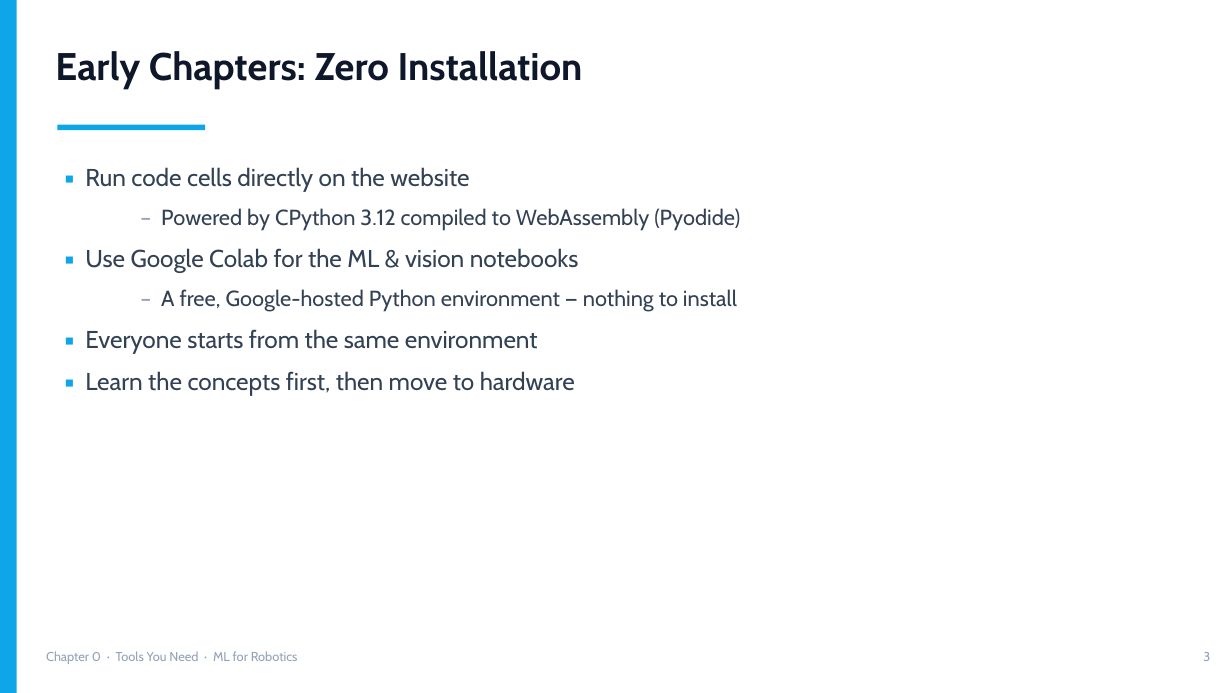
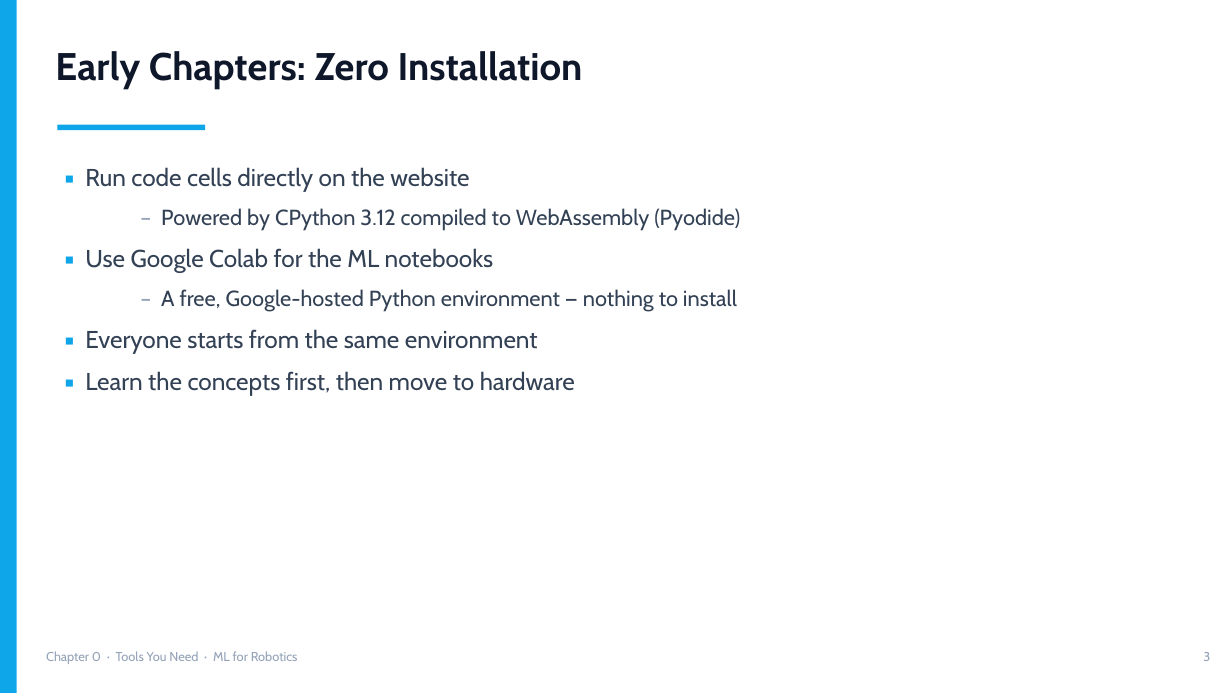
Before and after one commit to neel429/ml-for-robotics-, a slide deck: slide 3 of Ch0_Tools_You_Need.pptx. Drawn at 1232x693 pixels with LibreOffice and Linux fonts; fonts in the diff are those of the drawing. Boxes give left, top, right and bottom in pixels: in the first picture for what was removed or moved away, otherwise in the second. Text is boxed around its words. In the diff, an @@ line names an element or a change of style, - is before the commit and + after.

```diff
--- a/Ch0_Tools_You_Need.pptx
+++ b/Ch0_Tools_You_Need.pptx
@@ text at bbox=[85, 248, 494, 273]: text changed @@
-▪ Use Google Colab for the ML & vision notebooks
+▪ Use Google Colab for the ML notebooks
```
Also in this commit, not shown: 7 other slides changed, 4 other files.
